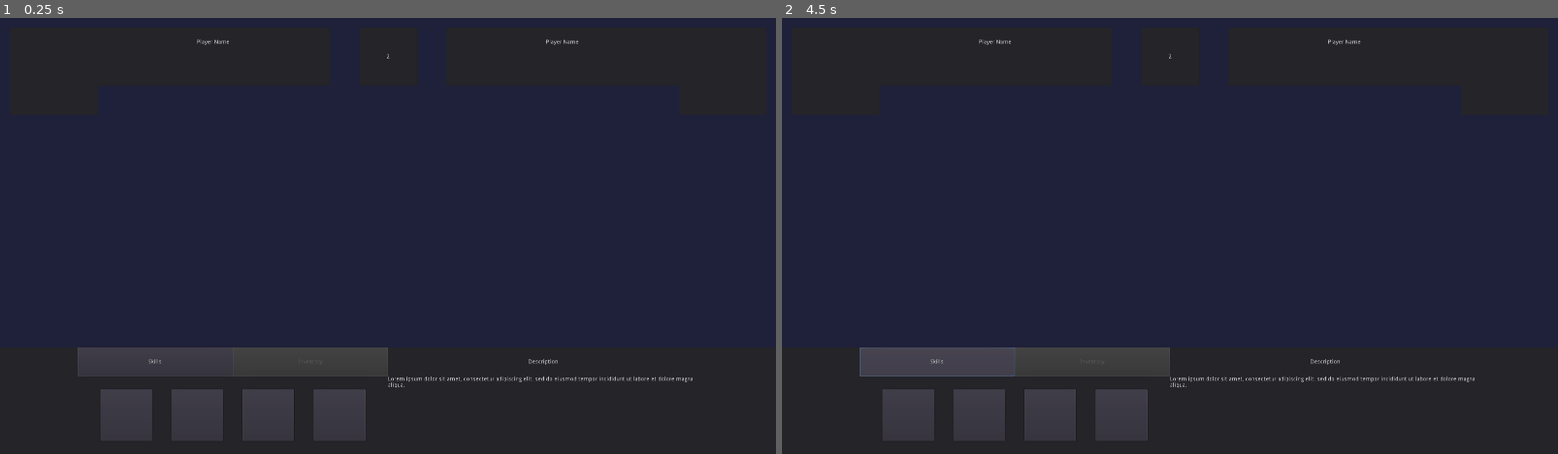
Above: before the commit, frames 1-2 (left to right).
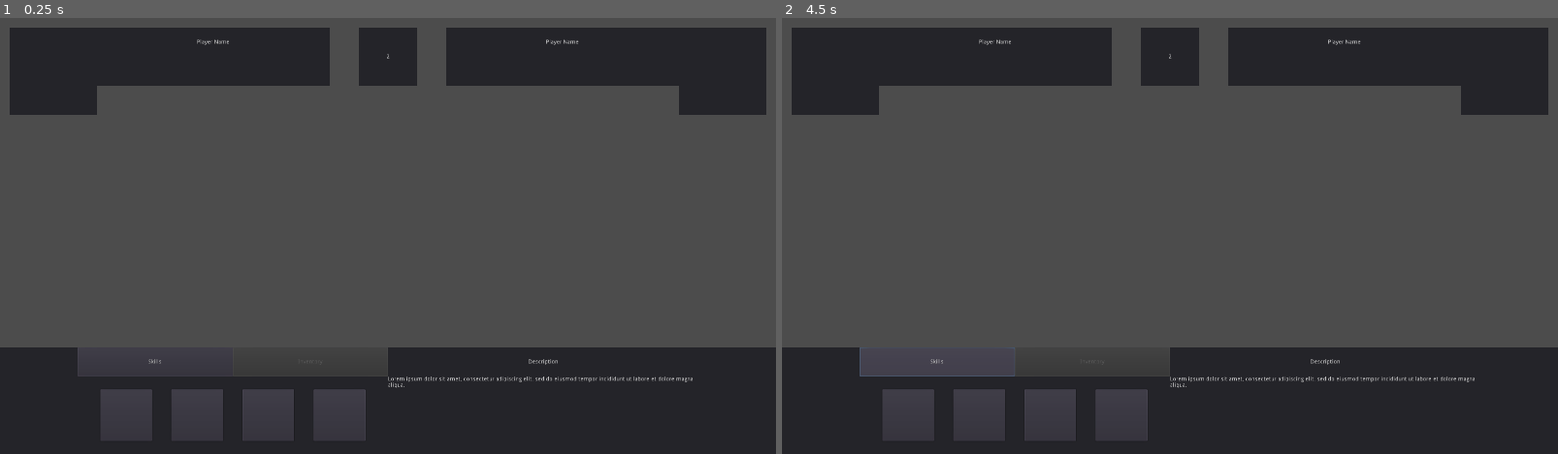
Above: after the commit, the same moments.

Repository: SibNerd/RPGProject
Game: Godot game, scene res://scenes/HUD.tscn
Two runs of this game, one before a commit and one after it. Both use one fixed random seed, a clock stepped at 60 frames per second and the inputs below. The project has no main scene, so this scene is started directly.
Inputs (mouse positions are in pixels of both pictures, inside the frame that each line leads up to):
- Up to frame 1 (0.25 s): no input
- Up to frame 2 (4.5 s): click "Skills" at 0.5 s; click (1053, 414) at 1.25 s; click (1123, 414) at 2 s; click (906, 414) at 2.75 s; click (976, 414) at 3.5 s; click "Skills" at 4.25 s

The runs differ from the first frame. In frame 1, 62% of the frame differs, in the area x 0-100%, y 0-76%; in frame 2, 62%.

Commit message:
Added some assets and messed with HUD

Diff:
--- a/Battle for Faraway Kingdom/scenes/GroundScene.tscn
+++ b/Battle for Faraway Kingdom/scenes/GroundScene.tscn
@@ -1,18 +1,14 @@
 [gd_scene load_steps=3 format=2]
 
 [ext_resource path="res://backgrounds/forest.jpg" type="Texture" id=1]
-[ext_resource path="res://HUD.tscn" type="PackedScene" id=2]
+[ext_resource path="res://scenes/HUD.tscn" type="PackedScene" id=2]
 
 [node name="Node2D" type="Node2D"]
-position = Vector2( 960, 540 )
 
-[node name="forest" type="Sprite" parent="."]
-z_as_relative = false
+[node name="TextureRect" type="TextureRect" parent="."]
+margin_right = 1920.0
+margin_bottom = 1080.0
 texture = ExtResource( 1 )
-region_rect = Rect2( 0, 0, 1920, 1080 )
+expand = true
 
-[node name="HUD" parent="forest" instance=ExtResource( 2 )]
-margin_left = -960.0
-margin_top = -540.0
-margin_right = -960.0
-margin_bottom = -540.0
+[node name="HUD" parent="TextureRect" instance=ExtResource( 2 )]
--- a/Battle for Faraway Kingdom/scenes/HUD.tscn
+++ b/Battle for Faraway Kingdom/scenes/HUD.tscn
@@ -3,11 +3,6 @@
 [node name="HUD" type="Control"]
 anchor_right = 1.0
 anchor_bottom = 1.0
-
-[node name="ColorRect" type="ColorRect" parent="."]
-margin_right = 1920.0
-margin_bottom = 1080.0
-color = Color( 0.0823529, 0.0862745, 0.207843, 0.807843 )
 
 [node name="UnitPanel" type="Panel" parent="."]
 editor/display_folded = true
--- /dev/null
+++ b/Battle for Faraway Kingdom/scenes/Title_screen.tscn
@@ -0,0 +1,27 @@
+[gd_scene load_steps=2 format=2]
+
+[ext_resource path="res://backgrounds/start_screen.jpg" type="Texture" id=1]
+
+[node name="Title_screen" type="TextureRect"]
+anchor_right = 1.0
+anchor_bottom = 1.0
+texture = ExtResource( 1 )
+expand = true
+
+[node name="TextureRect" type="TextureRect" parent="."]
+margin_right = 1920.0
+margin_bottom = 1080.0
+
+[node name="TextureButton" type="TextureButton" parent="."]
+anchor_left = 0.5
+anchor_right = 0.5
+margin_left = -384.0
+margin_top = 810.0
+margin_right = 384.0
+margin_bottom = 1002.0
+
+[node name="Panel" type="Panel" parent="TextureButton"]
+show_behind_parent = true
+margin_right = 40.0
+margin_bottom = 40.0
+rect_min_size = Vector2( 768, 192 )
Binary file added: Battle for Faraway Kingdom/backgrounds/dark_forest.jpg
Not shown, added: Battle for Faraway Kingdom/backgrounds/dark_forest.jpg.import
Binary file added: Battle for Faraway Kingdom/backgrounds/forest1.jpg
Not shown, added: Battle for Faraway Kingdom/backgrounds/forest1.jpg.import
Binary file added: Battle for Faraway Kingdom/backgrounds/start_screen.jpg
Not shown, added: Battle for Faraway Kingdom/backgrounds/start_screen.jpg.import
Binary file added: Battle for Faraway Kingdom/backgrounds/temple.jpg
Not shown, added: Battle for Faraway Kingdom/backgrounds/temple.jpg.import
Binary file added: Battle for Faraway Kingdom/backgrounds/пкфмунфкв.jpg
Not shown, added: Battle for Faraway Kingdom/backgrounds/пкфмунфкв.jpg.import
Not shown, added: Battle for Faraway Kingdom/docs/Credits.txt
Binary file added: Battle for Faraway Kingdom/icons/characters/BeastsLowDD.png
(and 78 more such lines)
